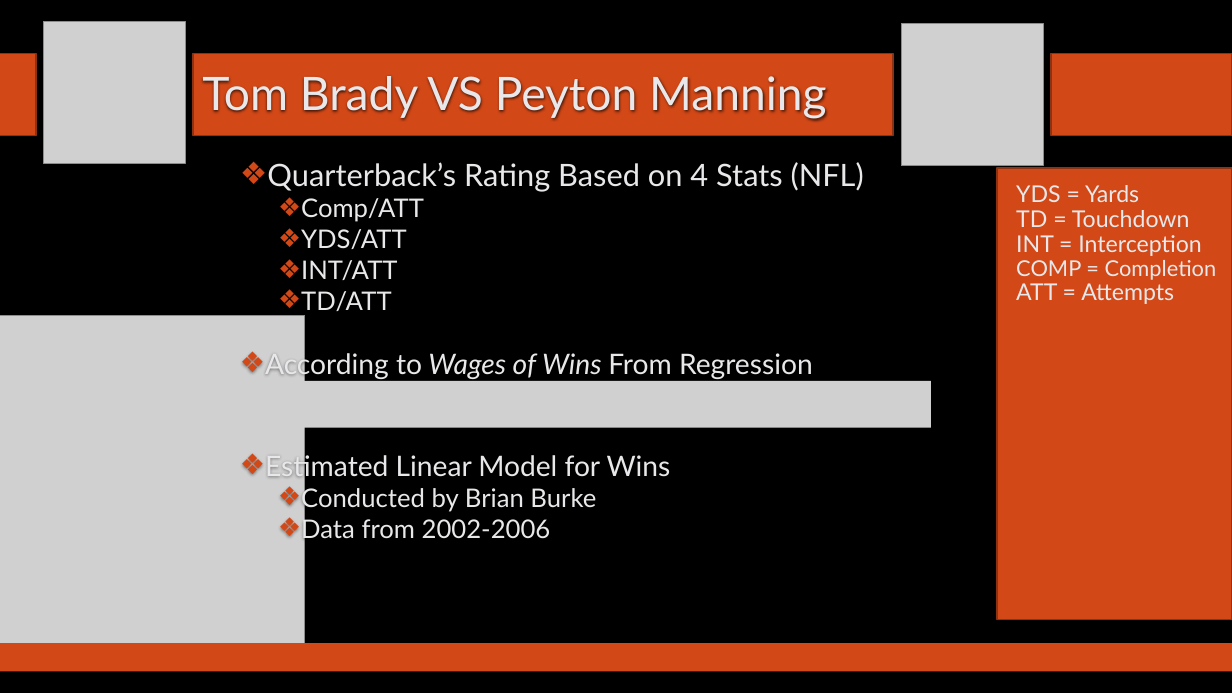
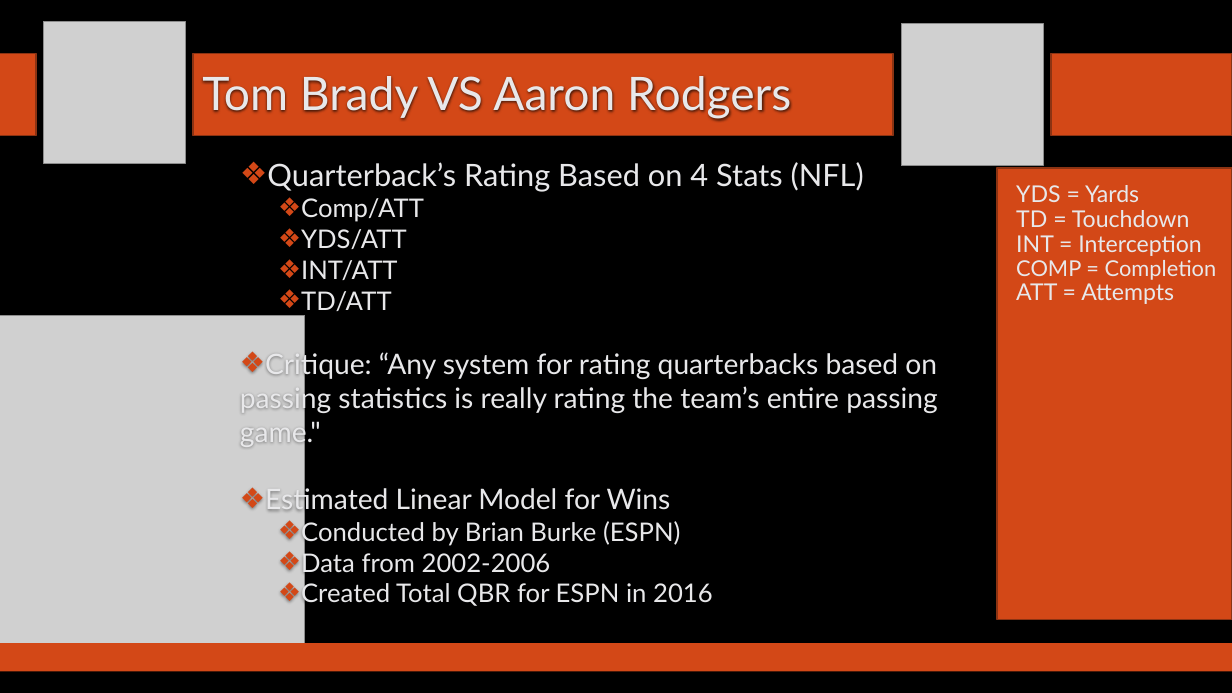
Before and after one commit to SuperMarioGiacomazzo/STOR538_WEBSITE, a slide deck: slide 6 of Slides/Football 2/Footballl_2_Lecture.pptx. Drawn at 1232x693 pixels with LibreOffice and Linux fonts; fonts in the diff are those of the drawing; grey boxes stand for pictures; background and template pictures are left out. Boxes give left, top, right and bottom in pixels: in the first picture for what was removed or moved away, otherwise in the second. Text is boxed around its words. In the diff, an @@ line names an element or a change of style, - is before the commit and + after.

```diff
--- a/Slides/Football 2/Footballl_2_Lecture.pptx
+++ b/Slides/Football 2/Footballl_2_Lecture.pptx
@@ title at bbox=[202, 76, 791, 119]: text changed @@
-Tom Brady VS Peyton Manning
+Tom Brady VS Aaron Rodgers
@@ text at bbox=[240, 350, 937, 447]: text changed @@
-❖ According to Wages of Wins From Regression
+❖ Critique: “Any system for rating quarterbacks based on passing statistics is really rating the team’s entire passing game."
@@ picture removed at bbox=[138, 381, 931, 427] @@
@@ text at bbox=[301, 519, 681, 546]: text changed @@
-  ❖ Conducted by Brian Burke
+  ❖ Conducted by Brian Burke (ESPN)
@@ text at bbox=[301, 581, 713, 608]: paragraph added @@
+  ❖ Created Total QBR for ESPN in 2016
```
Also in this commit, not shown: 4 other slides changed, 1 slide added, 3 other files.
